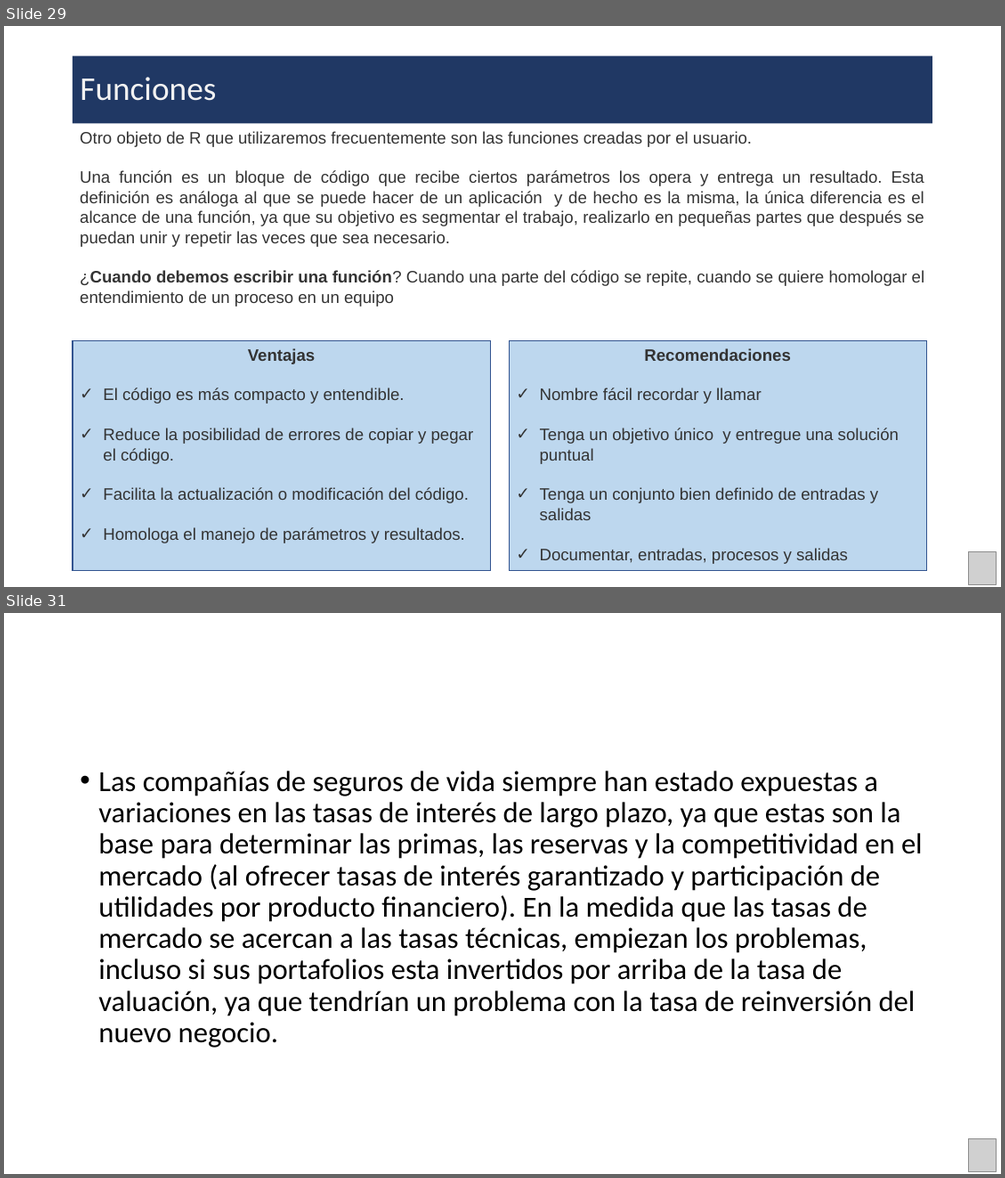
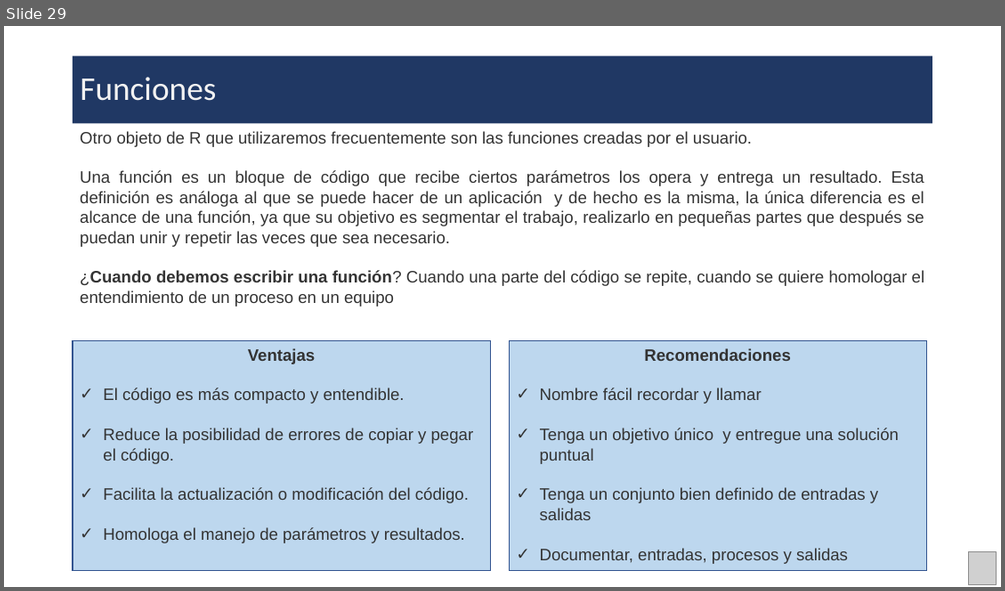
Before and after one commit to DeltaWiseC/PAct01, a slide deck: Presentacion.pptx. Shown one above the other, each under a label of ours: slides 29 and 31 before the commit, slide 29 after it; the slides between them are not shown. The pictures are 1005x1178 and 1005x591 pixels, drawn with LibreOffice and Linux fonts; fonts in the diff are those of the drawing; grey boxes stand for pictures. Boxes give left, top, right and bottom in pixels: in the first picture for what was removed or moved away, otherwise in the second. Text is boxed around its words. In the diff, an @@ line names an element or a change of style, - is before the commit and + after.

```diff
--- a/Presentacion.pptx
+++ b/Presentacion.pptx
@@ slide 31 removed at <box>4,613,1001,1174</box>, background #FFFFFF @@
@@ text removed at <box>98,771,922,1047</box> @@
-• Las compañías de seguros de vida siempre han estado expuestas a variaciones en las tasas de interés de largo plazo, ya que estas son la base para determinar las primas, las reservas y la competitividad en el mercado (al ofrecer tasas de interés garantizado y participación de utilidades por producto financiero). En la medida que las tasas de mercado se acercan a las tasas técnicas, empiezan los problemas, incluso si sus portafolios esta invertidos por arriba de la tasa de valuación, ya que tendrían un problema con la tasa de reinversión del nuevo negocio.
@@ picture removed at <box>969,1139,995,1172</box> @@
```
Also in this commit, not shown: 2 slides changed, 1 slide added, 2 other files.
